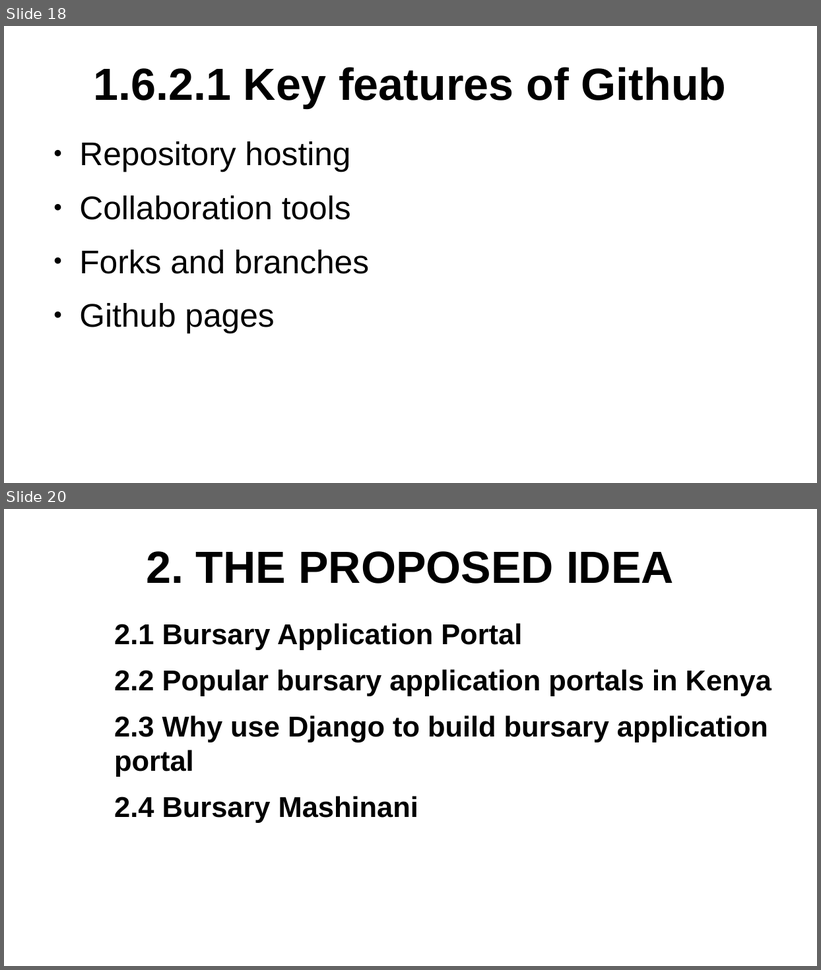
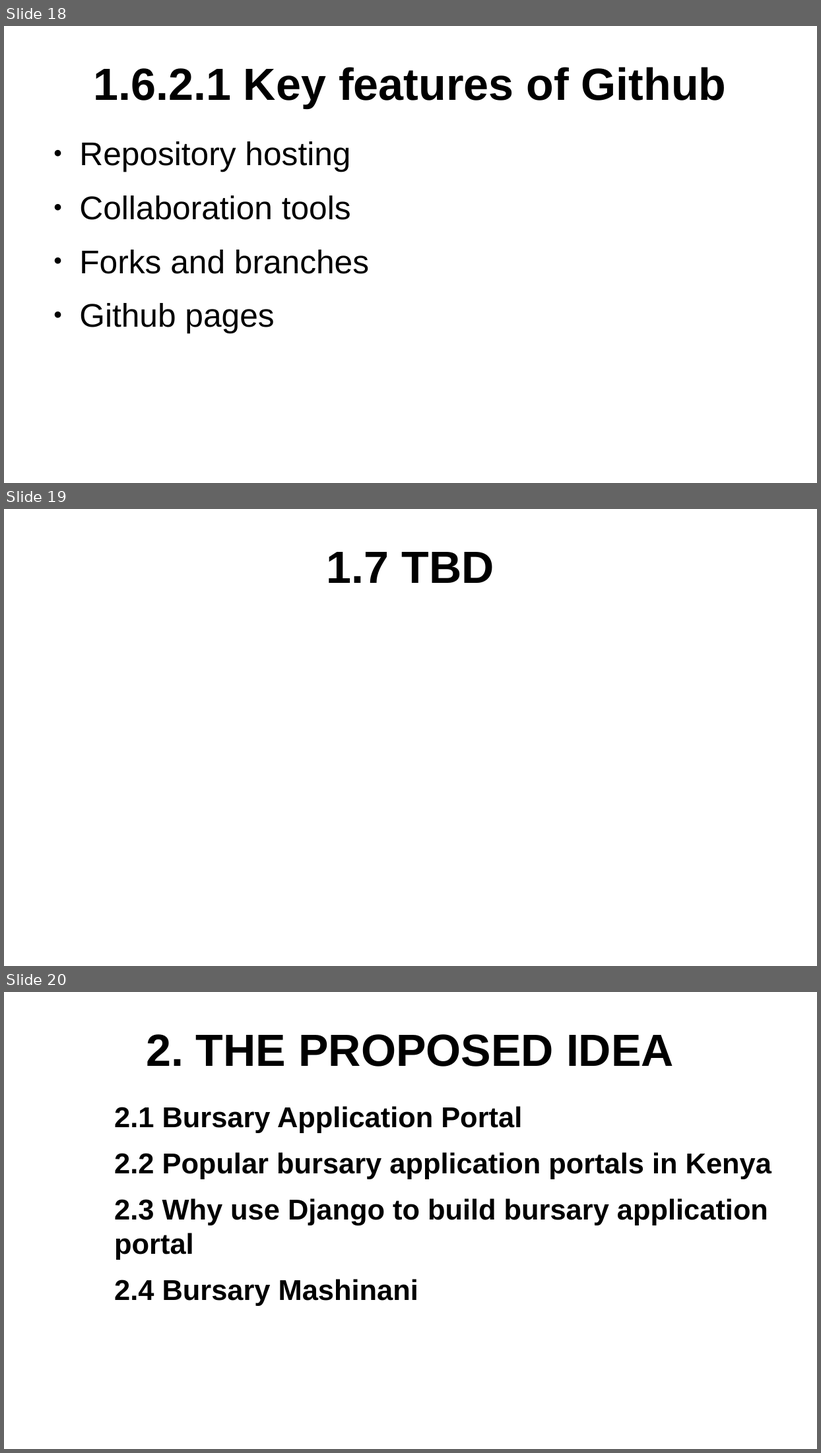
Before and after one commit to Michael-Otieno-Kasuku/Bursary, a slide deck: docs/implementation/bursary mashinani implementation full guide.odp. Shown one above the other, each under a label of ours: slides 18 and 20 before the commit, slides 18, 19 and 20 after it; the slides between them are not shown. The pictures are 821x970 and 821x1453 pixels, drawn with LibreOffice and Linux fonts; fonts in the diff are those of the drawing. Boxes give left, top, right and bottom in pixels: in the first picture for what was removed or moved away, otherwise in the second. Text is boxed around its words. In the diff, an @@ line names an element or a change of style, - is before the commit and + after.

```diff
--- a/docs/implementation/bursary mashinani implementation full guide.odp
+++ b/docs/implementation/bursary mashinani implementation full guide.odp
@@ slide 19 added at (4,509,817,966), background #FFFFFF @@
@@ title added at (327,552,494,583), 44 pt, text #000000, bold @@
+1.7 TBD
```
Also in this commit, not shown: 22 slides changed, 2 slides removed.
